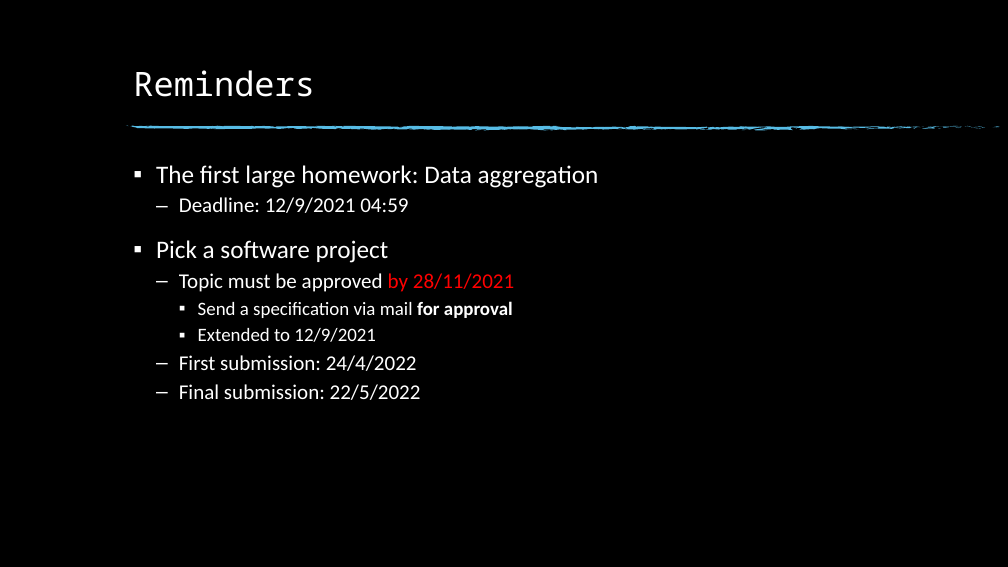
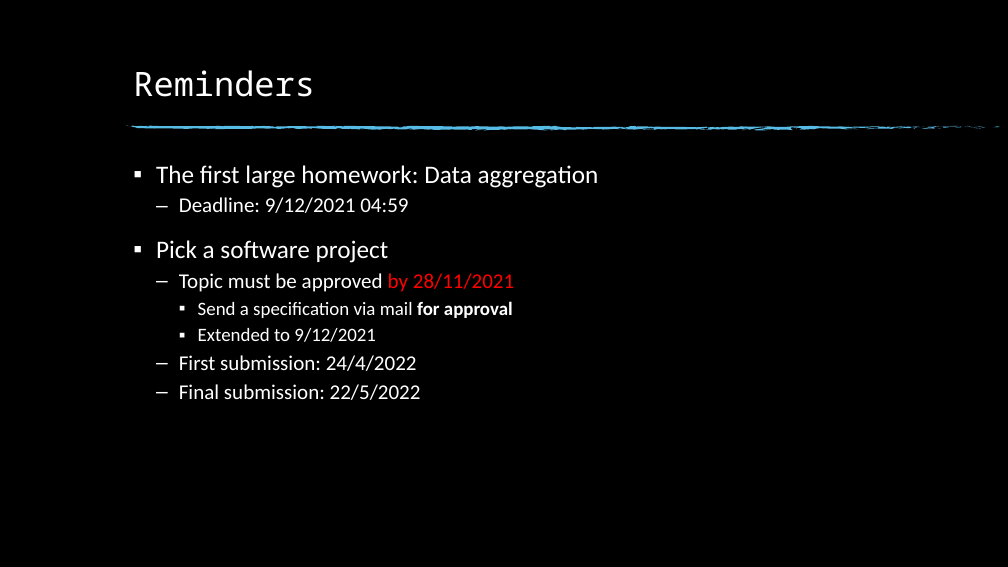
Before and after one commit to fan1x/fan1x.github.io, a slide deck: slide 3 of data/2021-22/cpp/ex08.pptx. Drawn at 1008x567 pixels with LibreOffice and Linux fonts; fonts in the diff are those of the drawing; background and template pictures are left out. Boxes give left, top, right and bottom in pixels: in the first picture for what was removed or moved away, otherwise in the second. Text is boxed around its words. In the diff, an @@ line names an element or a change of style, - is before the commit and + after.

```diff
--- a/data/2021-22/cpp/ex08.pptx
+++ b/data/2021-22/cpp/ex08.pptx
@@ text at box(179, 197, 408, 213): text changed @@
-  – Deadline: 12/9/2021 04:59
+  – Deadline: 9/12/2021 04:59
@@ text at box(198, 328, 376, 342): text changed @@
-    ▪ Extended to 12/9/2021
+    ▪ Extended to 9/12/2021
```
Also in this commit, not shown: 1 other slide changed, 1 other file.
